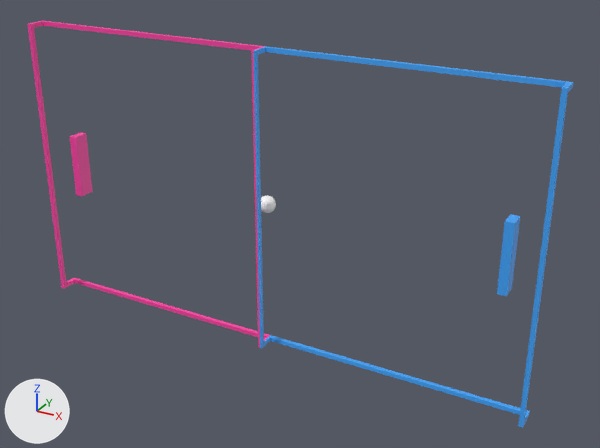
What one commit did to the Blender file pong/public/meshes/Game.blend.
The view is the same before and after, from a camera (50 mm lens) standing at (22.9, -37.8, 18.1) and looking at (2.0, 0.3, -0.9). Lighting does not change. The marker at lower left points along +X, +Y and +Z.

The older version as bpy lines, for what is in view:
```python
mat_material_004 = principled_material('Material.004')
mat_material_004.base_color = (1.0, 0.0529, 0.386)  # pink #ff41a7
mat_material_005 = principled_material('Material.005')
mat_material_005.base_color = (0.0529, 0.386, 1.0)  # blue #41a7ff
me_lground = bpy.data.meshes.new('LGround')
me_lground.from_pydata(...)  # 64 vertices, 64 faces; spans x 0.0..16.0, y -9.0..9.0, z -1.1..0.1
me_lground.materials.append(mat_material_004)  # pink #ff41a7
me_lracket = bpy.data.meshes.new('LRacket')
me_lracket.from_pydata(...)  # a box spanning x -1.0..1.0, y -1.0..1.0, z -1.0..1.0
me_lracket.materials.append(mat_material_004)  # pink #ff41a7
me_rground = bpy.data.meshes.new('RGround')
me_rground.from_pydata(...)  # 64 vertices, 64 faces; spans x 0.0..16.0, y -9.0..9.0, z -1.1..0.1
me_rground.materials.append(mat_material_005)  # blue #41a7ff
me_rracket = bpy.data.meshes.new('RRacket')
me_rracket.from_pydata(...)  # a box spanning x -1.0..1.0, y -1.0..1.0, z -1.0..1.0
me_rracket.materials.append(mat_material_005)  # blue #41a7ff
ob_lground = bpy.data.objects.new('LGround', me_lground)
ob_lground.location = (0.0, 0.0, 0.0)
ob_lground.rotation_euler = (-1.571, -3.142, 0.0)  # degrees (-90, -180, 0)
ob_lracket = bpy.data.objects.new('LRacket', me_lracket)
ob_lracket.location = (-14.0, 0.0, 0.0)
ob_lracket.scale = (0.25, 0.5, 2.0)
ob_rground = bpy.data.objects.new('RGround', me_rground)
ob_rground.location = (0.0, 0.0, 0.0)
ob_rground.rotation_euler = (-1.571, 0.0, 0.0)  # degrees (-90, 0, 0)
ob_rracket = bpy.data.objects.new('RRacket', me_rracket)
ob_rracket.location = (14.0, 0.0, 0.0)
ob_rracket.scale = (0.25, 0.5, 2.0)
```
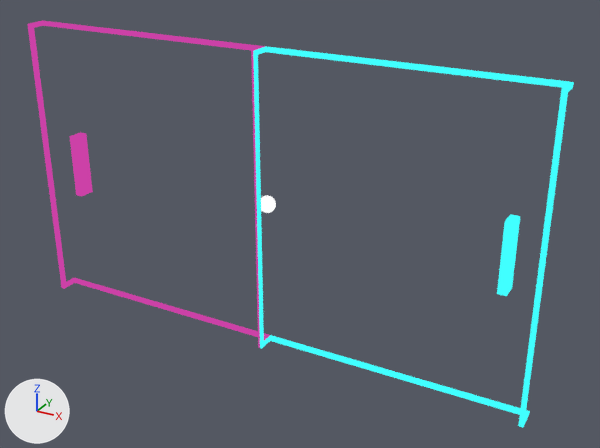
Location of each change, (x1, y1, x2, y2) in pixels of the pictures (600 x 448 px):
'RGround', recoloured (blue to cyan)
    both: (253, 46, 574, 428)
'LGround', recoloured
    both: (27, 21, 270, 348)
'RRacket', recoloured (blue to cyan)
    both: (497, 214, 520, 296)
'LRacket', recoloured
    both: (69, 132, 93, 196)

The change, as a list of edits to the scene's bpy script:
```text
Change mat_material_004:
    mat_material_004: principled_material('Material.004') -> emission_material('Material.004')
    mat_material_004.base_color: (1.0, 0.0529, 0.386) -> (0.604, 0.0529, 0.386)  # pink #ff41a7 -> pink #cc41a7
Change mat_material_005:
    mat_material_005: principled_material('Material.005') -> emission_material('Material.005')
    mat_material_005.base_color: (0.0529, 0.386, 1.0) -> (0.0529, 1.0, 1.0)  # blue #41a7ff -> cyan #41ffff
```
